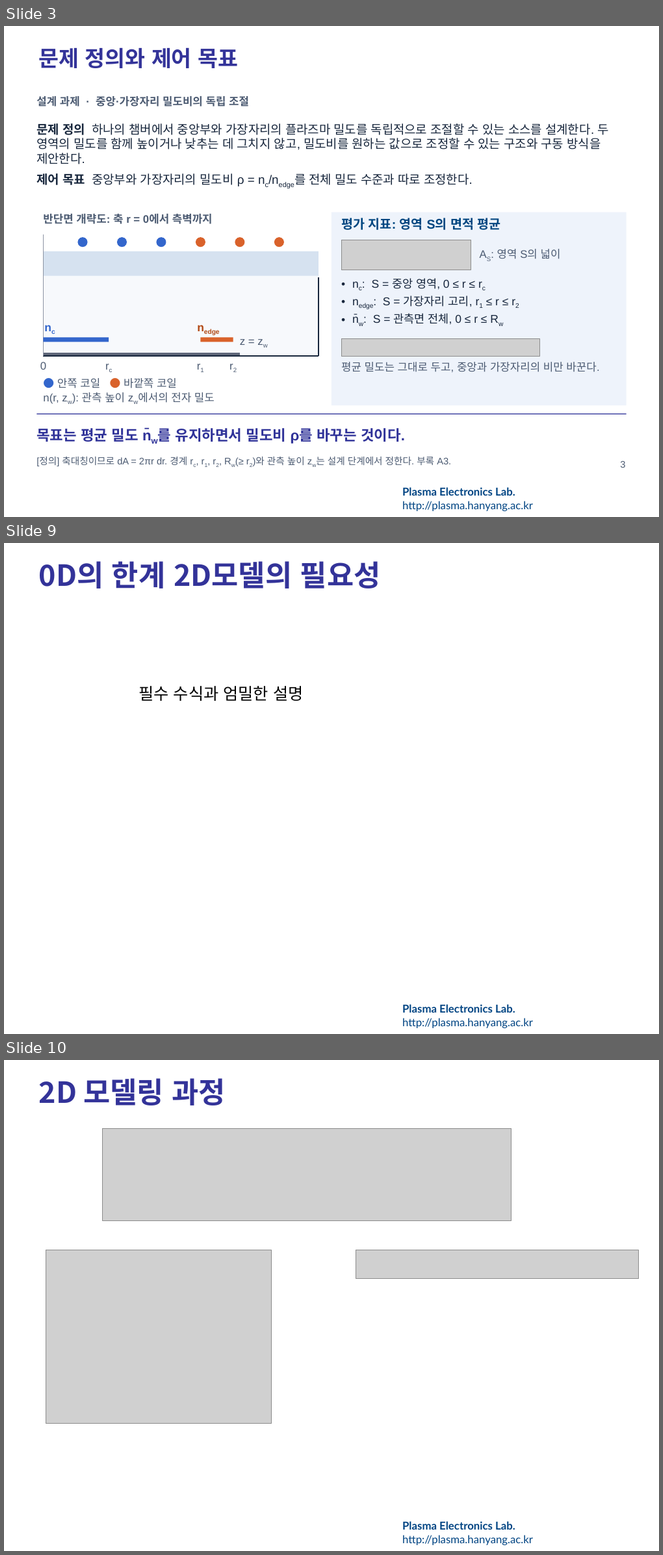
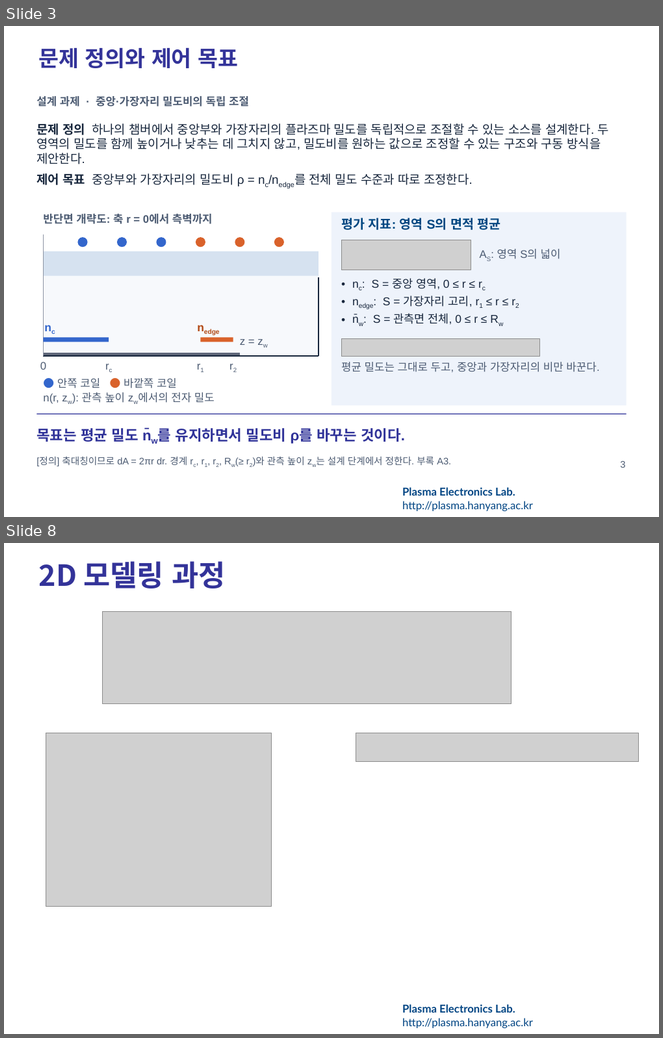
Before and after one commit to garlicjam-pyo/plasma, a slide deck: presentations/1차발표_README반영판.pptx. Shown one above the other, each under a label of ours: slides 3, 9 and 10 before the commit, slides 3 and 8 after it; the slides between them are not shown. The pictures are 663x1555 and 663x1038 pixels, drawn with LibreOffice and Linux fonts; fonts in the diff are those of the drawing; grey boxes stand for pictures; background and template pictures are left out. Boxes give left, top, right and bottom in pixels: in the first picture for what was removed or moved away, otherwise in the second. Text is boxed around its words. In the diff, an @@ line names an element or a change of style, - is before the commit and + after.

```diff
--- a/presentations/1차발표_README반영판.pptx
+++ b/presentations/1차발표_README반영판.pptx
@@ slide 9 removed at [4,543,659,1034], background #FFFFFF; not listed: 1 template element that a slide beside it also shows @@
@@ title removed at [39,561,381,589] @@
-0D의 한계 2D모델의 필요성
@@ text removed at [139,686,303,701] @@
-필수 수식과 엄밀한 설명
@@ what was slide 10 is now slide 8 @@
```
Also in this commit, not shown: 3 slides changed, 1 slide added, 2 other slides removed, 6 other files.
